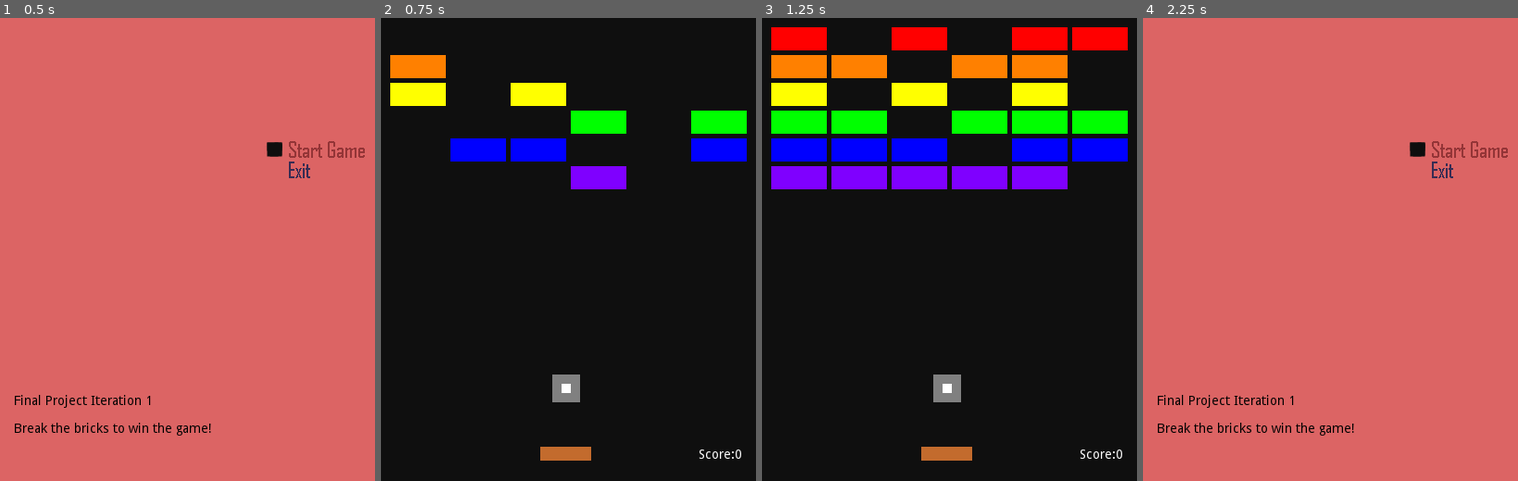
Above: before the commit, frames 1-4 (left to right).
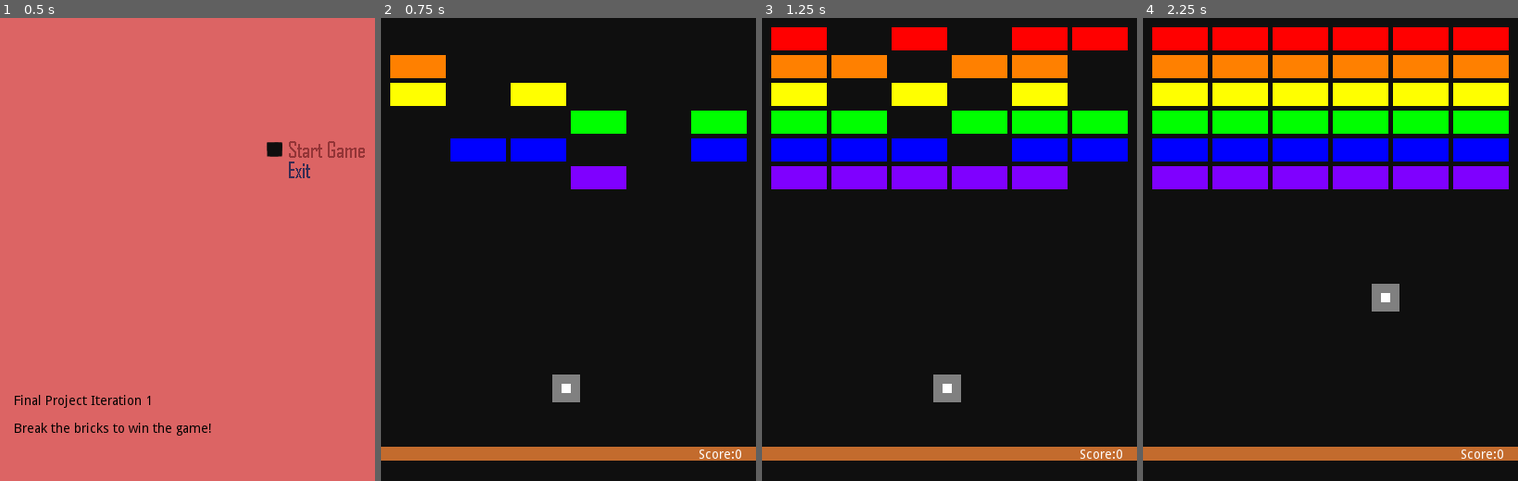
Above: after the commit, the same moments.

Repository: CodyMiner/FP-Breaker-Breaker
Game: Godot game, scene res://src/TitleScreen.tscn
Two runs of this game, one before a commit and one after it. Both use one fixed random seed, a clock stepped at 60 frames per second and the inputs below.
Inputs (mouse positions are in pixels of both pictures, inside the frame that each line leads up to):
- Up to frame 1 (0.5 s): no input
- Up to frame 2 (0.75 s): click (696, 147) at 0.5 s
- Up to frame 3 (1.25 s): no input
- Up to frame 4 (2.25 s): tap Enter (enter) at 1.25, 2.1 s; hold D (go_right) 1.28-2.03 s; hold Enter (enter) 1.28-2.03 s; hold A (go_left) from 2.03 s (still down)

Frame 1 is identical in both runs. In frame 2, 2.6% of the frame differs, in the area x 0-100%, y 92-96%; in frame 3, 2.6%; in frame 4, 100%, in the area x 0-100%, y 0-100%.

Commit message:
Add PowerUp code

Diff:
--- a/project/project.godot
+++ b/project/project.godot
@@ -23,6 +23,7 @@
 
 window/size/width=405
 window/size/height=500
+window/size/always_on_top=true
 window/stretch/mode="2d"
 window/stretch/aspect="keep"
 
--- a/project/src/Background.gd
+++ b/project/src/Background.gd
@@ -21,7 +21,8 @@
 			var brick : StaticBody2D = brick_model.instance()
 			brick.position = Vector2(column*65+40, row*30+22.5)
 			brick.get_node("Sprite").frame = row
-			add_child_below_node($BrickContainer, brick)
+			$BrickContainer.add_child(brick)
+			#add_child_below_node($BrickContainer, brick)
 
 
 func _setup_level() -> void:
@@ -64,3 +65,14 @@
 func _on_btn_continue_pressed() -> void:
 	get_tree().paused = false
 	$Popup.hide()
+
+func power_up(_pow : String):
+	match _pow:
+		"Duplicate":
+			print(_pow)
+		"SlowDown":
+			print(_pow)
+		"Increase":
+			print(_pow)
+		"Decrease":
+			print(_pow)
--- a/project/src/Background.tscn
+++ b/project/src/Background.tscn
@@ -41,7 +41,7 @@
 shape = SubResource( 2 )
 
 [node name="Bottom" type="StaticBody2D" parent="Border"]
-position = Vector2( 190.395, 499.483 )
+position = Vector2( 198.395, 499.483 )
 script = ExtResource( 5 )
 
 [node name="CollisionShape2D" type="CollisionShape2D" parent="Border/Bottom"]
@@ -53,6 +53,8 @@
 
 [node name="BrickContainer" type="Node" parent="."]
 pause_mode = 1
+
+[node name="PowerUps" type="Node2D" parent="."]
 
 [node name="Popup" type="Popup" parent="."]
 pause_mode = 2
--- a/project/src/Brick.gd
+++ b/project/src/Brick.gd
@@ -1,6 +1,7 @@
 extends StaticBody2D
 
 onready var GameUI = $"/root/Background/GameUI"
+
 
 
 func _ready() -> void:
@@ -11,4 +12,11 @@
 
 func hit() -> void:
 	GameUI.score += ($"/root/Background".level + 1)
+	randomize()
+	var _range = randi() % 3
+	var powerup = load("res://src/PowerUp.tscn").instance()
+	powerup.position = global_position
+	if _range == 0:
+		yield(get_tree(), "idle_frame")
+		get_node("/root/Background/PowerUps").add_child(powerup, true)
 	queue_free()
--- a/project/src/Paddle.tscn
+++ b/project/src/Paddle.tscn
@@ -7,6 +7,7 @@
 extents = Vector2( 27.9187, 7.83139 )
 
 [node name="KinematicBody2D" type="KinematicBody2D"]
+scale = Vector2( 8, 1 )
 script = ExtResource( 2 )
 
 [node name="CollisionShape2D" type="CollisionShape2D" parent="."]
--- /dev/null
+++ b/project/src/PowerUp.gd
@@ -0,0 +1,29 @@
+extends Node2D
+
+
+var powers := ["SlowDown", "Duplicate", "Increase", "Decrease"]
+var speed = 80
+var _pow : int
+var _texture : StreamTexture
+
+func _ready():
+	randomize()
+	_pow = randi() % powers.size()
+	$TextureRect.texture = load("res://assets/PowerUps/%s.png" % powers[_pow])
+
+func _physics_process(delta):
+	position.y += speed * delta
+
+
+
+func _on_Area2D_area_entered(area):
+	if area == get_node("/root/Background/Border/Bottom"):
+		print("Bottom")
+		queue_free()
+
+
+func _on_Area2D_body_entered(body):
+	if body == get_node("/root/Background/Paddle"):
+		print("Paddle")
+		get_node("/root/Background").power_up(powers[_pow])
+		queue_free()
--- /dev/null
+++ b/project/src/PowerUp.tscn
@@ -0,0 +1,26 @@
+[gd_scene load_steps=3 format=2]
+
+[ext_resource path="res://src/PowerUp.gd" type="Script" id=1]
+
+
+[sub_resource type="RectangleShape2D" id=1]
+extents = Vector2( 40, 16 )
+
+[node name="PowerUp" type="Node2D"]
+script = ExtResource( 1 )
+
+[node name="Area2D" type="Area2D" parent="."]
+
+[node name="CollisionShape2D" type="CollisionShape2D" parent="Area2D"]
+shape = SubResource( 1 )
+
+[node name="TextureRect" type="TextureRect" parent="."]
+margin_left = -40.0
+margin_top = -16.0
+margin_right = 40.0
+margin_bottom = 16.0
+__meta__ = {
+"_edit_use_anchors_": false
+}
+[connection signal="area_entered" from="Area2D" to="." method="_on_Area2D_area_entered"]
+[connection signal="body_entered" from="Area2D" to="." method="_on_Area2D_body_entered"]
